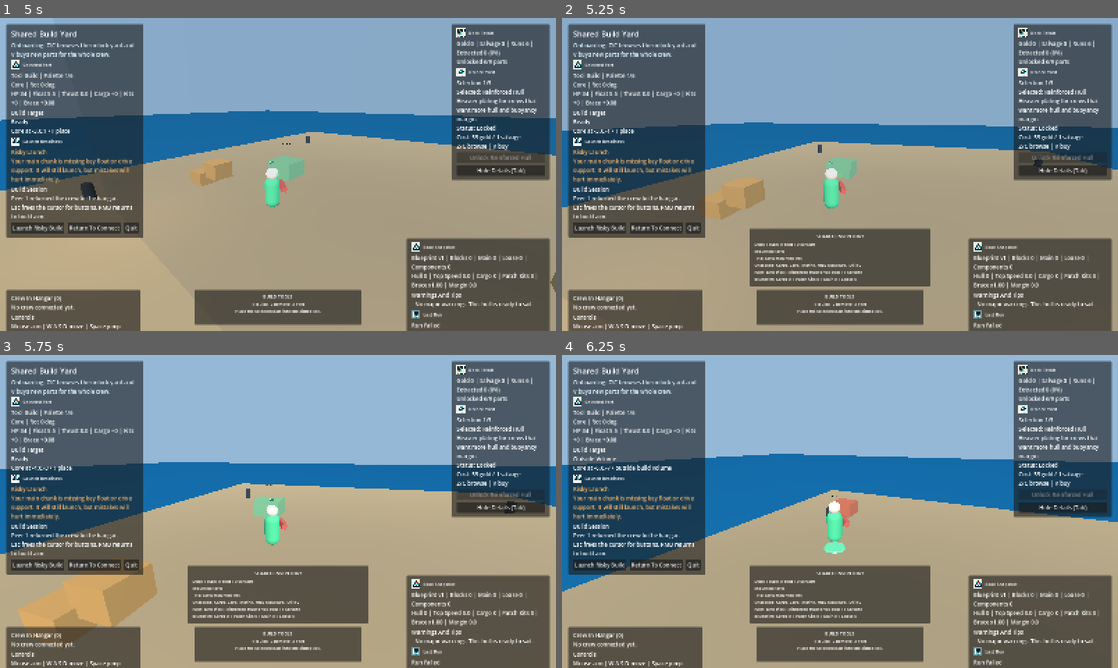
Above: before the commit, frames 1-4 (two rows, left to right).
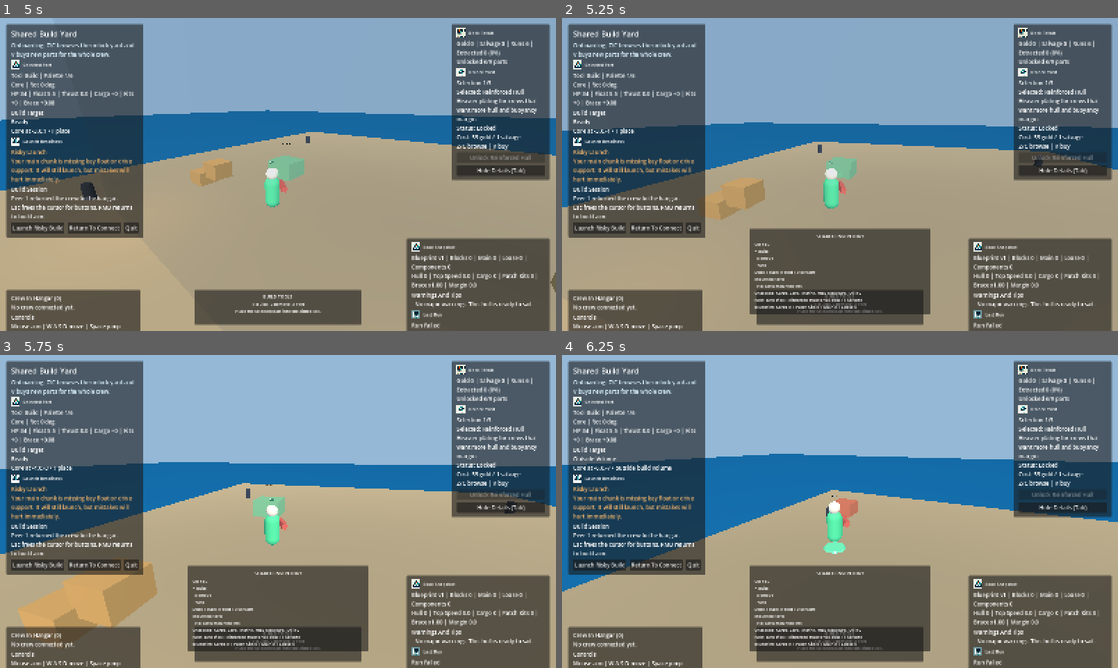
Above: after the commit, the same moments.

Repository: plypieng/built-a-boat-to-kill-mf
Game: Godot game, scene res://scenes/hangar/hangar.tscn
Same seed, same stepped clock (60 frames per second), same inputs: the game is played once before the commit and once after it. This scene is started directly instead of the project's main scene.
Inputs (mouse positions are in pixels of both pictures, inside the frame that each line leads up to):
- Up to frame 1 (5 s): click "Launch Risky Build" at 0.5 s; click "Continue To Hangar" at 1.25 s; click "Launch Risky Build" at 2 s; click "Continue To Hangar" at 2.75 s; tap Enter at 3.5, 4.25 s; move the mouse to (305, 174) at 3.52 s; hold W from 3.53 s (still down); tap Tab at 3.6 s; click (305, 174) at 3.67 s; tap Space at 3.77, 4.52 s; move the mouse to (250, 174) at 4.27 s; tap H at 4.35 s
- Up to frame 2 (5.25 s): keep holding W; move the mouse to (851, 168) at 5.02 s; tap I at 5.1 s
- Up to frame 3 (5.75 s): keep holding W
- Up to frame 4 (6.25 s): keep holding W; move the mouse to (834, 517) at 5.77 s; tap 1 at 5.85 s; click (834, 517) at 5.92 s; tap Space at 6.02 s

Frame 1 is identical in both runs. In frame 2, 3.4% of the frame differs, in the area x 33-67%, y 72-95%; in frame 3, 3.4%; in frame 4, 3.4%.

Commit message:
Show personal toolbelt in inventory

Diff:
--- a/autoload/network_runtime.gd
+++ b/autoload/network_runtime.gd
@@ -565,7 +565,7 @@
 		return RUN_TOOLBELT.duplicate(true)
 	return HANGAR_TOOLBELT.duplicate(true)
 
-func get_hangar_inventory_snapshot() -> Dictionary:
+func get_hangar_inventory_snapshot(active_tool_id: String = "") -> Dictionary:
 	var snapshot := progression_state.duplicate(true)
 	if snapshot.is_empty():
 		snapshot = DockState.get_profile_snapshot()
@@ -596,13 +596,14 @@
 	return {
 		"gold": int(snapshot.get("total_gold", 0)),
 		"salvage": int(snapshot.get("total_salvage", 0)),
+		"toolbelt_manifest": _build_toolbelt_manifest(SESSION_PHASE_HANGAR, active_tool_id),
 		"unlocked_parts": unlocked_labels,
 		"blueprint_manifest": blueprint_manifest,
 		"store_entries": get_builder_store_entries(),
 		"stats": get_blueprint_stats(),
 	}
 
-func get_run_inventory_snapshot() -> Dictionary:
+func get_run_inventory_snapshot(active_tool_id: String = "") -> Dictionary:
 	var bonus_manifest: Array = []
 	if bool(run_state.get("rescue_completed", false)):
 		bonus_manifest.append(_make_inventory_entry(
@@ -627,6 +628,7 @@
 			]
 		))
 	return {
+		"toolbelt_manifest": _build_toolbelt_manifest(SESSION_PHASE_RUN, active_tool_id),
 		"cargo_manifest": Array(run_state.get("cargo_manifest", [])).duplicate(true),
 		"secured_manifest": Array(run_state.get("secured_manifest", [])).duplicate(true),
 		"bonus_manifest": bonus_manifest,
@@ -638,6 +640,20 @@
 		"bonus_gold_bank": int(run_state.get("bonus_gold_bank", 0)),
 		"bonus_salvage_bank": int(run_state.get("bonus_salvage_bank", 0)),
 	}
+
+func _build_toolbelt_manifest(phase_name: String, active_tool_id: String = "") -> Array:
+	var manifest: Array = []
+	for tool_variant in get_toolbelt_entries(phase_name):
+		var tool: Dictionary = tool_variant
+		var entry := _make_inventory_entry(
+			str(tool.get("label", "Tool")),
+			1,
+			str(tool.get("icon", "cargo")),
+			str(tool.get("hint", ""))
+		)
+		entry["equipped"] = str(tool.get("id", "")) == active_tool_id
+		manifest.append(entry)
+	return manifest
 
 func _get_inventory_icon_for_block(block_id: String) -> String:
 	match block_id.strip_edges().to_lower():
--- a/scenes/hangar/hangar.gd
+++ b/scenes/hangar/hangar.gd
@@ -988,7 +988,14 @@
 	]
 
 func _build_hangar_inventory_text() -> String:
-	var snapshot := NetworkRuntime.get_hangar_inventory_snapshot()
+	var snapshot := NetworkRuntime.get_hangar_inventory_snapshot(_get_selected_hangar_tool_id())
+	var tool_lines := PackedStringArray()
+	for entry_variant in Array(snapshot.get("toolbelt_manifest", [])):
+		var entry: Dictionary = entry_variant
+		var prefix := "* " if bool(entry.get("equipped", false)) else "- "
+		tool_lines.append("%s%s" % [prefix, str(entry.get("label", "Tool"))])
+	if tool_lines.is_empty():
+		tool_lines.append("- No tools equipped.")
 	var manifest_lines := PackedStringArray()
 	for entry_variant in Array(snapshot.get("blueprint_manifest", [])):
 		var entry: Dictionary = entry_variant
@@ -1013,7 +1020,8 @@
 			int(next_entry.get("unlock_cost_salvage", 0)),
 		]
 	var stats: Dictionary = snapshot.get("stats", {})
-	return "Dock Totals: %d gold | %d salvage\nMounted Parts\n%s\nUnlocked: %s\nNext Yard Pick: %s\nBlueprint: Cargo %d | Patch Kits %d | Main %d | Loose %d" % [
+	return "On You\n%s\nDock Totals: %d gold | %d salvage\nMounted Parts\n%s\nUnlocked: %s\nNext Yard Pick: %s\nBlueprint: Cargo %d | Patch Kits %d | Main %d | Loose %d" % [
+		"\n".join(tool_lines),
 		int(snapshot.get("gold", 0)),
 		int(snapshot.get("salvage", 0)),
 		"\n".join(manifest_lines),
--- a/scenes/run_client/run_client.gd
+++ b/scenes/run_client/run_client.gd
@@ -936,7 +936,14 @@
 	]
 
 func _build_run_inventory_text() -> String:
-	var snapshot := NetworkRuntime.get_run_inventory_snapshot()
+	var snapshot := NetworkRuntime.get_run_inventory_snapshot(_get_selected_run_tool_id())
+	var tool_lines := PackedStringArray()
+	for entry_variant in Array(snapshot.get("toolbelt_manifest", [])):
+		var entry: Dictionary = entry_variant
+		var prefix := "* " if bool(entry.get("equipped", false)) else "- "
+		tool_lines.append("%s%s" % [prefix, str(entry.get("label", "Tool"))])
+	if tool_lines.is_empty():
+		tool_lines.append("- No tools equipped.")
 	var manifest_lines := PackedStringArray()
 	for entry_variant in Array(snapshot.get("cargo_manifest", [])):
 		var entry: Dictionary = entry_variant
@@ -955,7 +962,8 @@
 		])
 	if bonus_lines.is_empty():
 		bonus_lines.append("- No support bonuses secured yet.")
-	return "Cargo Hold %d/%d | Patch Kits %d/%d\nAboard\n%s\nSupport\n%s\nCargo Lost To Sea %d | Bonus Bank %dg / %ds" % [
+	return "On You\n%s\nCargo Hold %d/%d | Patch Kits %d/%d\nAboard\n%s\nSupport\n%s\nCargo Lost To Sea %d | Bonus Bank %dg / %ds" % [
+		"\n".join(tool_lines),
 		int(snapshot.get("cargo_count", 0)),
 		int(snapshot.get("cargo_capacity", 0)),
 		int(snapshot.get("patch_kits", 0)),
Not shown, changed: progress.md
